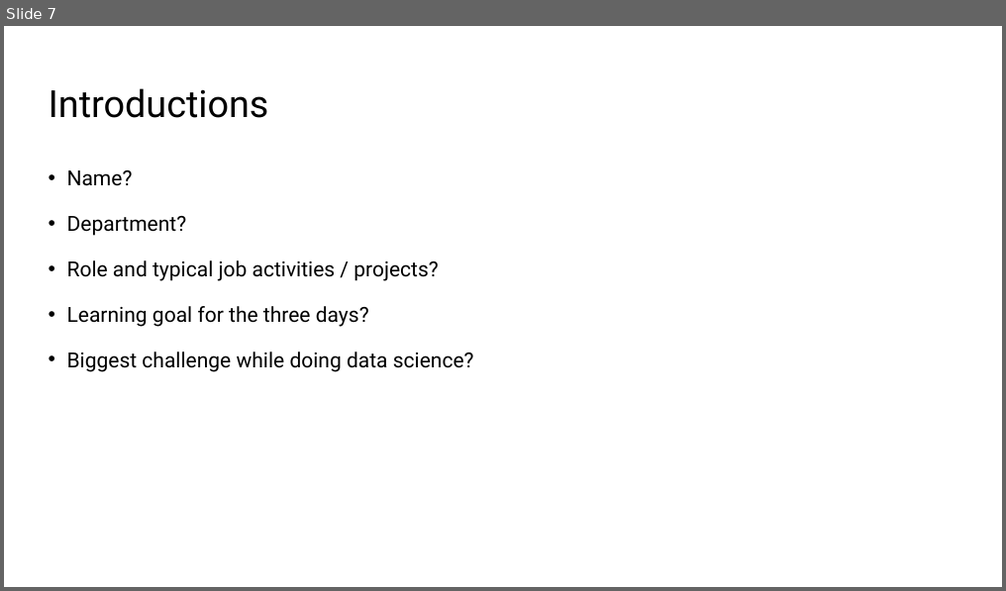
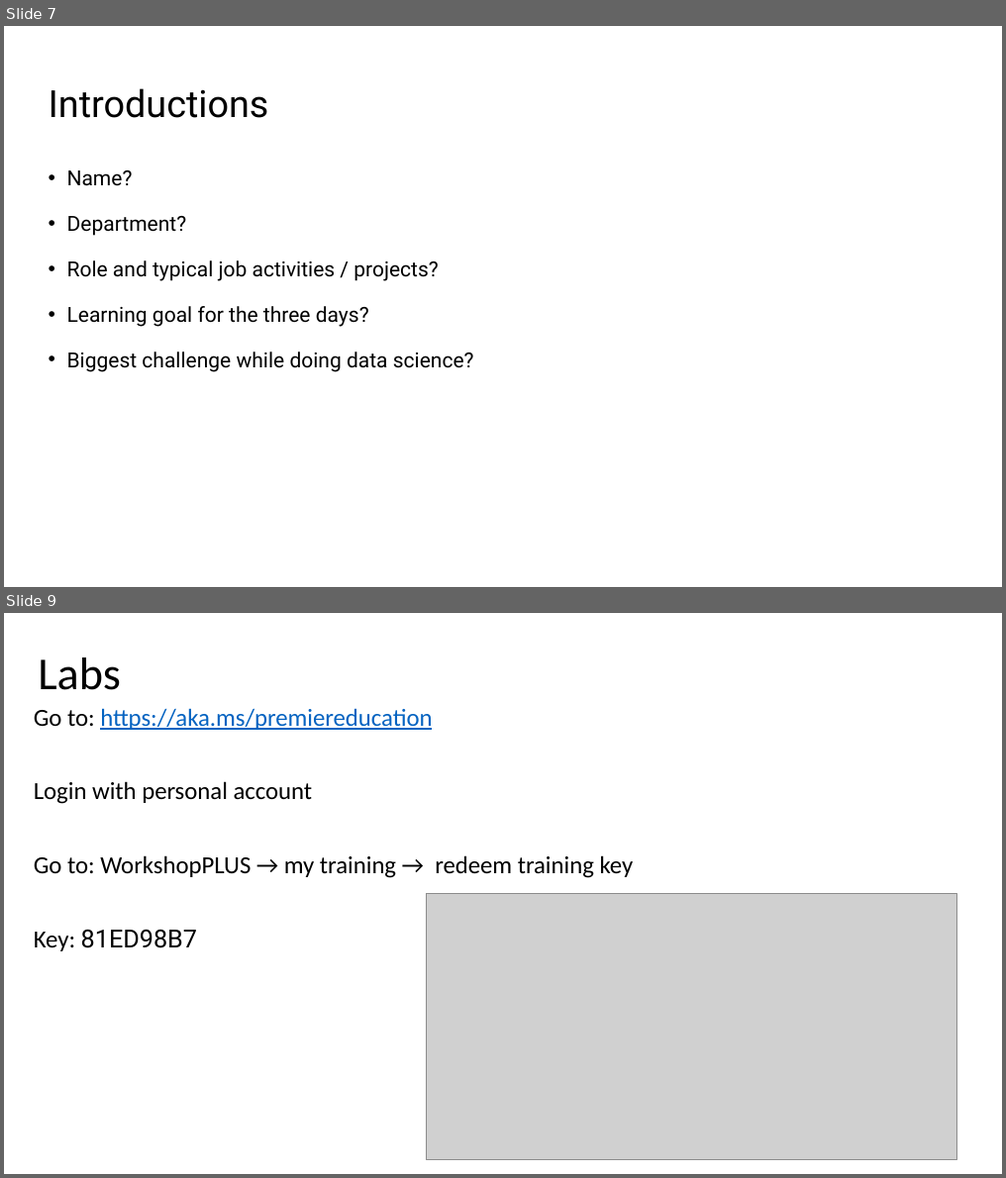
Before and after one commit to miquelladeboer/workshop-azure-machine-learning, a slide deck: Powerpoints/Module 0 - Agenda.pptx. Shown one above the other, each under a label of ours: slide 7 before the commit, slides 7 and 9 after it; the slides between them are not shown. The pictures are 1006x591 and 1006x1178 pixels, drawn with LibreOffice and Linux fonts; fonts in the diff are those of the drawing; grey boxes stand for pictures. Boxes give left, top, right and bottom in pixels: in the first picture for what was removed or moved away, otherwise in the second. Text is boxed around its words. In the diff, an @@ line names an element or a change of style, - is before the commit and + after.

```diff
--- a/Powerpoints/Module 0 - Agenda.pptx
+++ b/Powerpoints/Module 0 - Agenda.pptx
@@ slide 9 added at (x1=4, y1=613, x2=1002, y2=1174), background #FFFFFF @@
@@ title added at (x1=38, y1=658, x2=121, y2=690), 44 pt, text #000000 @@
+Labs
@@ text added at (x1=34, y1=708, x2=634, y2=952), 23.5 pt, text #000000 @@
+Go to: https://aka.ms/premiereducation
+Login with personal account
+Go to: WorkshopPLUS → my training → redeem training key
+Key: 81ED98B7
@@ picture added at (x1=426, y1=894, x2=957, y2=1160) @@
```
Also in this commit, not shown: 1 slide changed, 3 other files.
